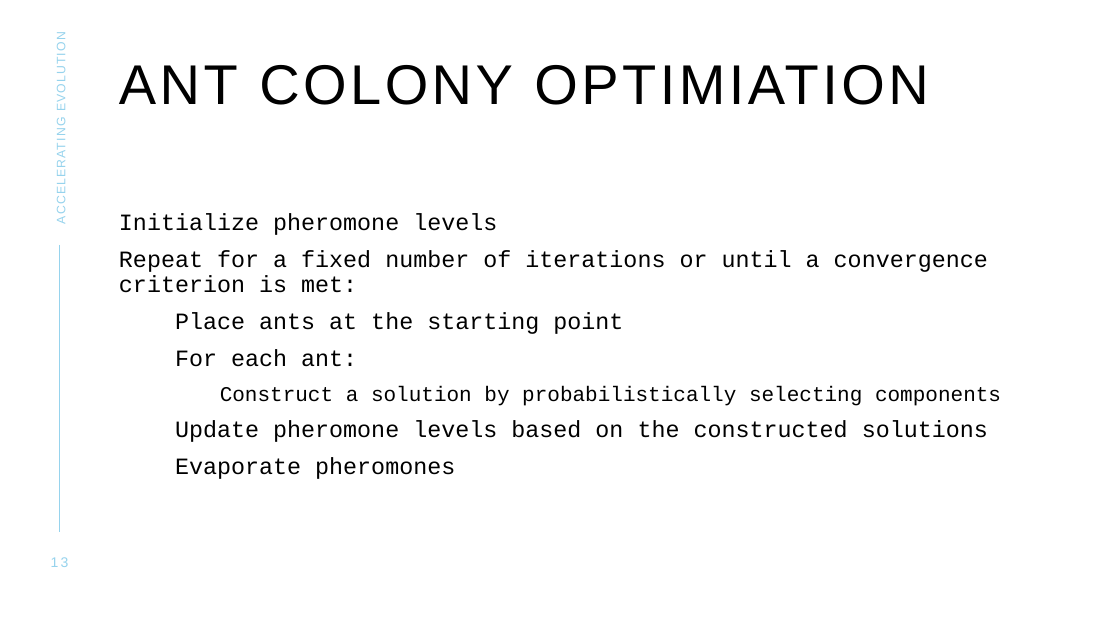
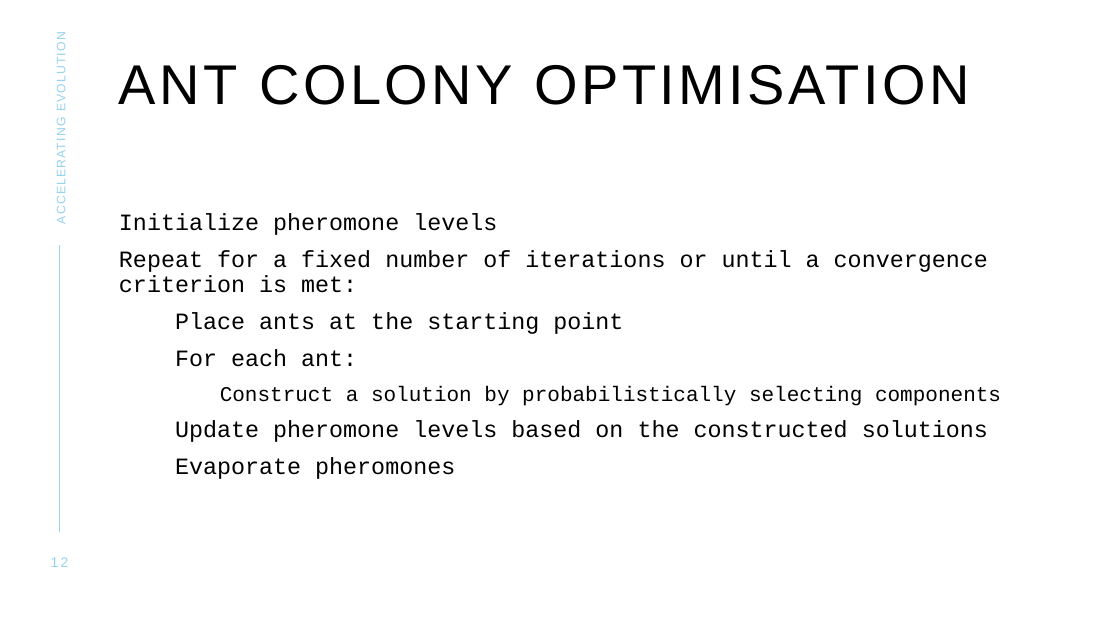
Before and after one commit to Ashirbad-Sarangi/evolutionary_algo_gpu, a slide deck: slide 12 of data/documents/GPU_Presentation_v2.pptx (slide 13 before the commit). Drawn at 1120x630 pixels with LibreOffice and Linux fonts; fonts in the diff are those of the drawing. Boxes give left, top, right and bottom in pixels: in the first picture for what was removed or moved away, otherwise in the second. Text is boxed around its words. In the diff, an @@ line names an element or a change of style, - is before the commit and + after.

```diff
--- a/data/documents/GPU_Presentation_v2.pptx
+++ b/data/documents/GPU_Presentation_v2.pptx
@@ title at <box>119,65,969,105</box>: text changed @@
-ANT COLONY OPTIMIATION
+ANT COLONY OPTIMISATION
```
Also in this commit, not shown: 5 other slides changed, 12 slides added, 6 slides removed, 15 other files.
